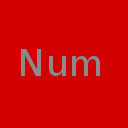
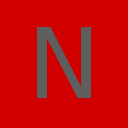
Layered file, before and after one edit (128×128). Changes by layer:
renamed "Num" to "N", painted on it over left=21, top=27, right=100, bottom=98
